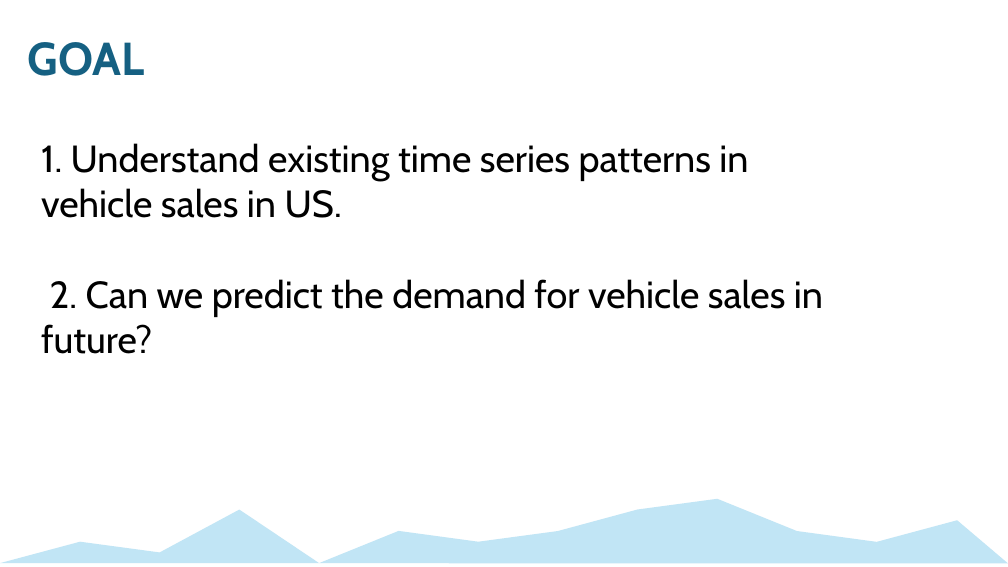
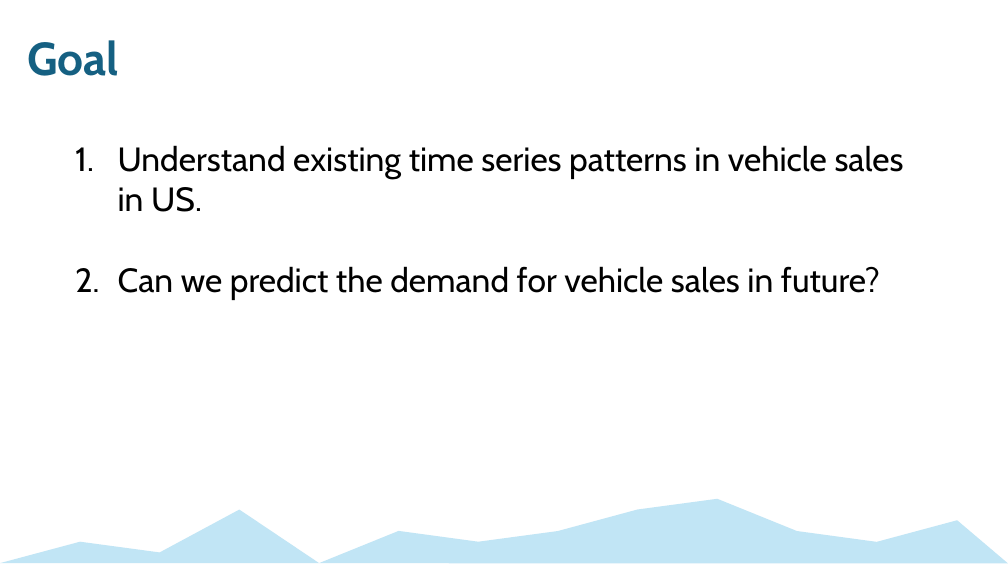
Before and after one commit to mckenzie-maidl/data5305-traffic-predictions, a slide deck: slide 2 of Presentations/Forecasting_ECON 5305_Final Presentation.pptx. Drawn at 1008x567 pixels with LibreOffice and Linux fonts; fonts in the diff are those of the drawing. Boxes give left, top, right and bottom in pixels: in the first picture for what was removed or moved away, otherwise in the second. Text is boxed around its words. In the diff, an @@ line names an element or a change of style, - is before the commit and + after.

```diff
--- a/Presentations/Forecasting_ECON 5305_Final Presentation.pptx
+++ b/Presentations/Forecasting_ECON 5305_Final Presentation.pptx
@@ title at [27,40,119,76]: text changed @@
-GOAL
+Goal
@@ text at [118,145,904,300]: text changed; size 36 to 32 pt @@
-1. Understand existing time series patterns in vehicle sales in US.
-2. Can we predict the demand for vehicle sales in future?
+1. Understand existing time series patterns in vehicle sales in US.
+2. Can we predict the demand for vehicle sales in future?
```
Also in this commit, not shown: 12 other slides changed, 1 slide added, 3 slides removed, 1 other file.
